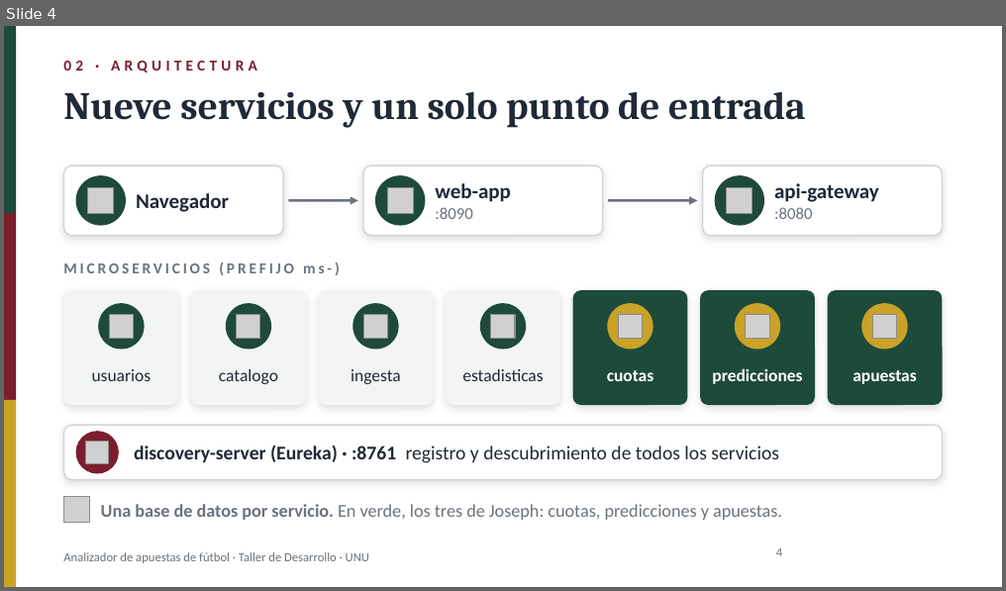
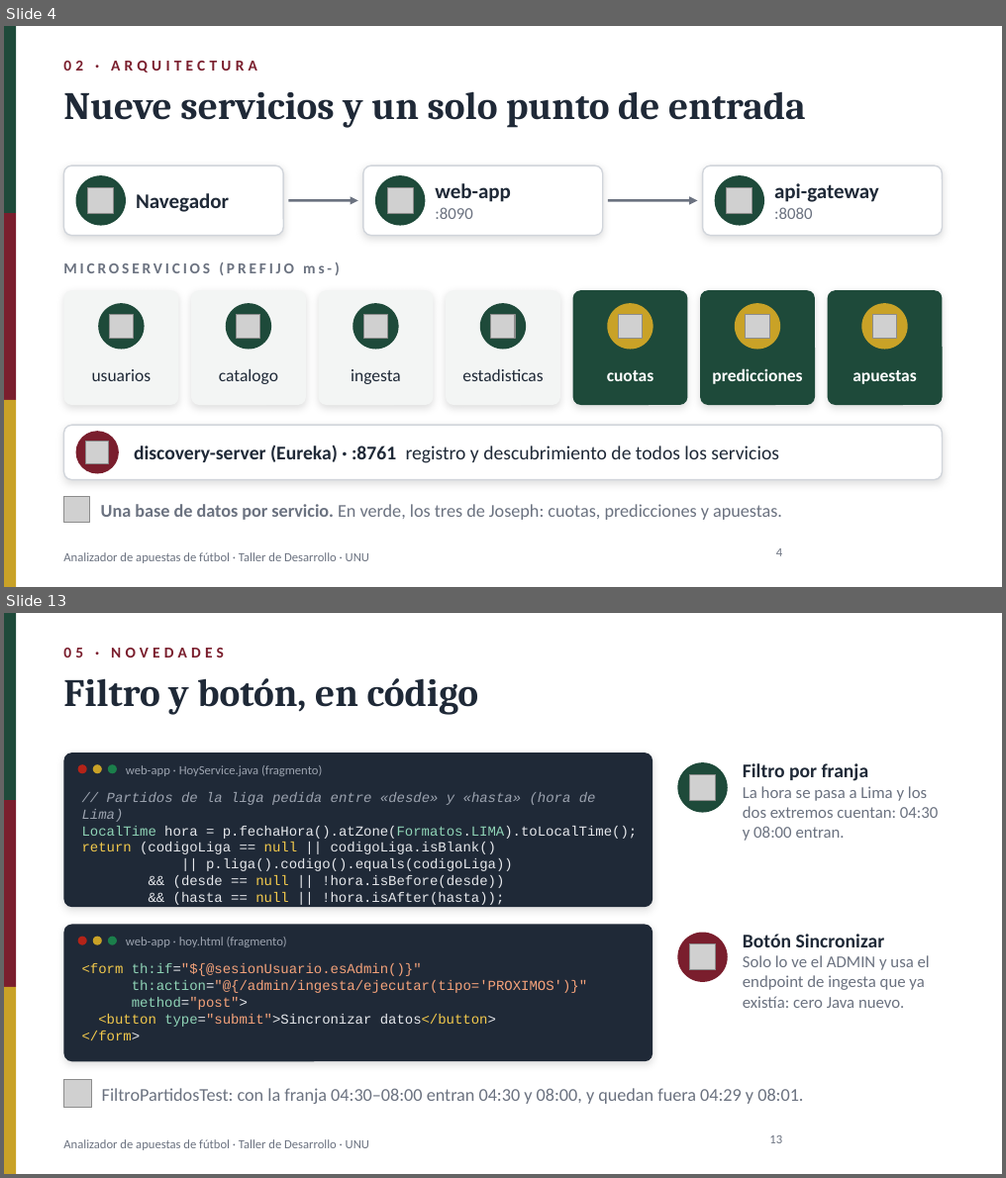
Before and after one commit to Renindstone/app-apuestas-universidad, a slide deck: docs/PresentacionApuestas_2nov2026.pptx. Shown one above the other, each under a label of ours: slide 4 before the commit, slides 4 and 13 after it; the slides between them are not shown. The pictures are 1006x591 and 1006x1178 pixels, drawn with LibreOffice and Linux fonts; fonts in the diff are those of the drawing; grey boxes stand for pictures; background and template pictures are left out. Boxes give left, top, right and bottom in pixels: in the first picture for what was removed or moved away, otherwise in the second. Text is boxed around its words. In the diff, an @@ line names an element or a change of style, - is before the commit and + after.

```diff
--- a/docs/PresentacionApuestas_2nov2026.pptx
+++ b/docs/PresentacionApuestas_2nov2026.pptx
@@ slide 13 added at <box>4,613,1002,1174</box>, background #FFFFFF; not listed: 4 template elements that a slide beside it also shows @@
@@ text added at <box>63,648,224,658</box>, 11 pt, text #7A1E2D, bold @@
+05 · NOVEDADES
@@ text added at <box>63,678,479,715</box>, 28 pt, text #1F2937, bold @@
+Filtro y botón, en código
@@ rounded rectangle added at <box>63,753,652,907</box>, fill #1F2937 @@
@@ ellipse added at <box>78,764,87,773</box>, fill #B42318 @@
@@ ellipse added at <box>93,764,102,773</box>, fill #C9A227 @@
@@ ellipse added at <box>108,764,117,773</box>, fill #1B7F4B @@
@@ text added at <box>126,765,322,776</box>, 9 pt, text #9CA3AF @@
+web-app · HoyService.java (fragmento)
@@ ellipse added at <box>677,762,728,813</box>, fill #1E4A3A @@
@@ picture added at <box>689,774,716,801</box> @@
@@ text added at <box>743,763,938,841</box>, 12 pt, text #6B7280 @@
+Filtro por franja
+La hora se pasa a Lima y los dos extremos cuentan: 04:30 y 08:00 entran.
@@ text added at <box>82,792,637,905</box>, 10 pt, text #E5E7EB @@
+// Partidos de la liga pedida entre «desde» y «hasta» (hora de Lima)
+LocalTime hora = p.fechaHora().atZone(Formatos.LIMA).toLocalTime();
+return (codigoLiga == null || codigoLiga.isBlank()
+|| p.liga().codigo().equals(codigoLiga))
+&& (desde == null || !hora.isBefore(desde))
+&& (hasta == null || !hora.isAfter(hasta));
@@ rounded rectangle added at <box>63,924,652,1062</box>, fill #1F2937 @@
@@ ellipse added at <box>78,937,87,946</box>, fill #B42318 @@
@@ ellipse added at <box>93,937,102,946</box>, fill #C9A227 @@
@@ ellipse added at <box>108,937,117,946</box>, fill #1B7F4B @@
@@ text added at <box>126,937,287,948</box>, 9 pt, text #9CA3AF @@
+web-app · hoy.html (fragmento)
@@ ellipse added at <box>677,933,728,982</box>, fill #7A1E2D @@
@@ text added at <box>743,934,930,1008</box>, 12 pt, text #6B7280 @@
+Botón Sincronizar
+Solo lo ve el ADMIN y usa el endpoint de ingesta que ya existía: cero Java nuevo.
@@ text added at <box>82,963,587,1041</box>, 10 pt, text #F4A27A @@
+<form th:if="${@sesionUsuario.esAdmin()}"
+th:action="@{/admin/ingesta/ejecutar(tipo='PROXIMOS')}"
+method="post">
+<button type="submit">Sincronizar datos</button>
+</form>
@@ picture added at <box>689,945,716,970</box> @@
@@ picture added at <box>63,1080,92,1108</box> @@
@@ text added at <box>102,1088,803,1104</box>, 13 pt, text #6B7280 @@
+FiltroPartidosTest: con la franja 04:30–08:00 entran 04:30 y 08:00, y quedan fuera 04:29 y 08:01.
@@ page number added at <box>769,1136,782,1144</box>, 9 pt, text #6B7280 @@
+13
```
Also in this commit, not shown: 8 slides changed, 5 other slides added, 1 other file.
